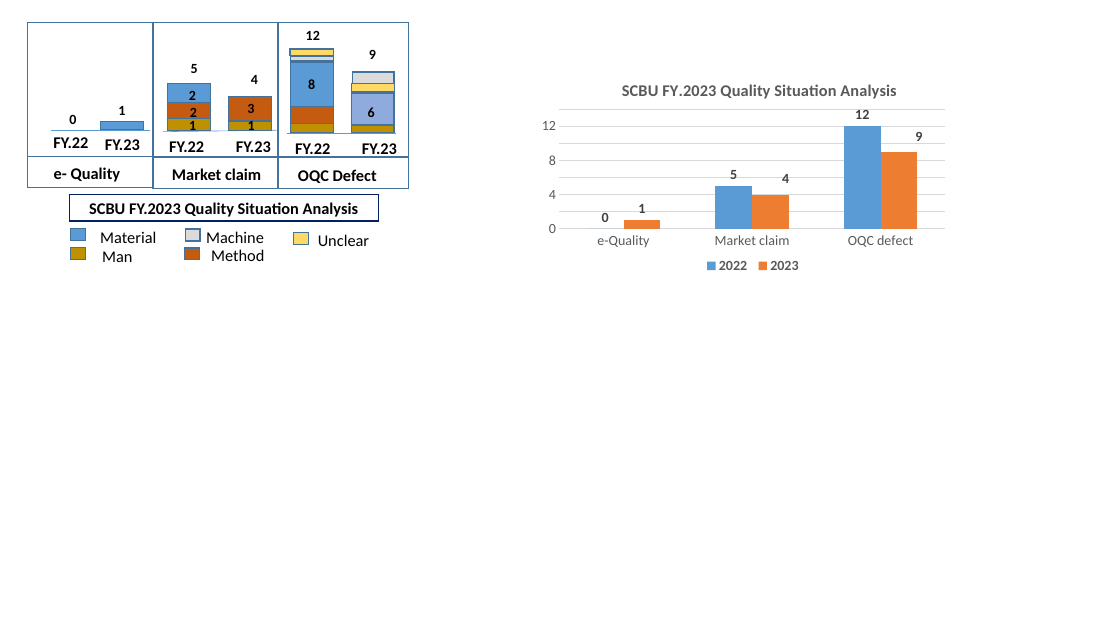
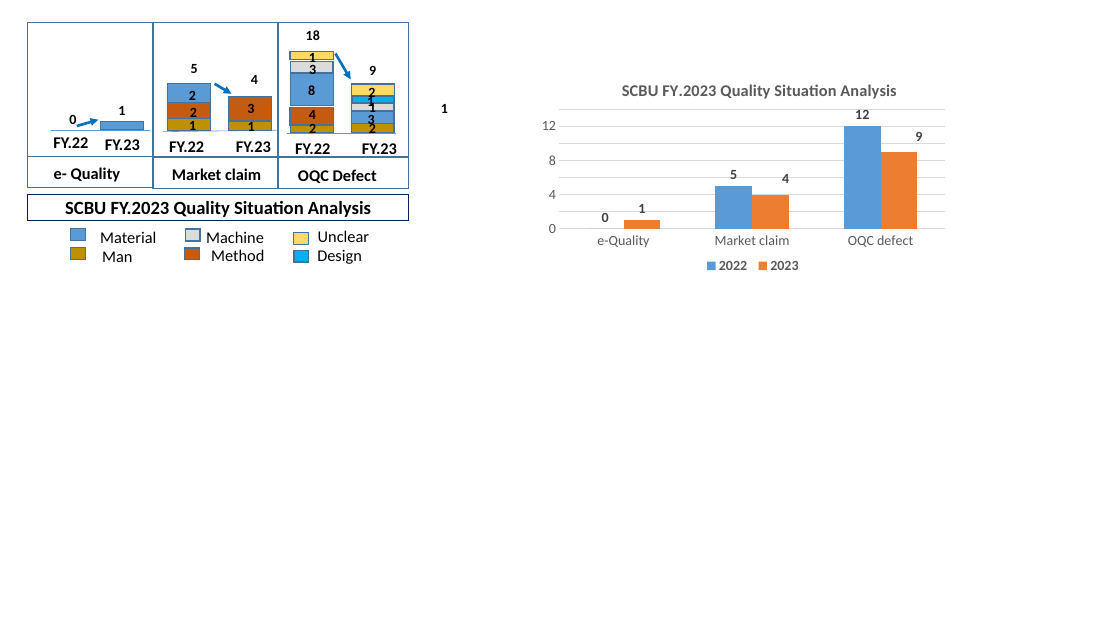
Before and after one commit to thietbicongnghevietnam/2025document, a slide deck: slide 1 of IQC/test loi.pptx. Drawn at 1120x630 pixels with LibreOffice and Linux fonts; fonts in the diff are those of the drawing. Boxes give left, top, right and bottom in pixels: in the first picture for what was removed or moved away, otherwise in the second. Text is boxed around its words. In the diff, an @@ line names an element or a change of style, - is before the commit and + after.

```diff
--- a/IQC/test loi.pptx
+++ b/IQC/test loi.pptx
@@ rectangle: place and size @@
-rectangle at box(290, 49, 334, 55)
+rectangle at box(290, 51, 334, 59)
@@ text at box(306, 30, 320, 40): text changed @@
-12
+18
@@ text added at box(309, 51, 316, 67), 12 pt, text #000000, bold @@
+1
@@ arrow added from (335, 54) to (351, 80), #0070C0 2.25 pt @@
@@ text "9": place and size @@
-text "9" at box(369, 50, 376, 59)
+text "9" at box(369, 66, 376, 75)
@@ arrow added from (215, 84) to (232, 94), #0070C0 2.25 pt @@
@@ rectangle "8": place and size @@
-rectangle "8" at box(291, 62, 334, 107)
+rectangle "8" at box(291, 73, 334, 105)
@@ rectangle: place and size @@
-rectangle at box(291, 56, 333, 60)
+rectangle at box(291, 61, 333, 72)
@@ text added at box(309, 62, 316, 74), 12 pt, text #000000, bold @@
+3
@@ rectangle: place and size @@
-rectangle at box(352, 83, 395, 92)
+rectangle at box(352, 84, 395, 96)
@@ text added at box(368, 85, 375, 101), 12 pt, text #000000, bold @@
+2
@@ arrow added from (77, 126) to (98, 119), #0070C0 2.25 pt @@
@@ text added at box(309, 107, 316, 119), 12 pt, text #000000, bold @@
+4
@@ rectangle: place and size @@
-rectangle at box(351, 93, 394, 124)
+rectangle at box(351, 112, 394, 124)
@@ rectangle at box(351, 112, 394, 124): fill #8FAADC to #5B9BD5 @@
@@ rectangle: place and size @@
-rectangle at box(352, 72, 394, 85)
+rectangle at box(352, 96, 394, 103)
@@ rectangle at box(352, 96, 394, 103): fill #DBDBDB to #00B0F0 @@
@@ rectangle added at box(352, 103, 394, 111), fill #DBDBDB, outline #43739E 1 pt @@
@@ text added at box(367, 94, 374, 110), 12 pt, text #000000, bold @@
+1
@@ text at box(368, 112, 375, 128): text changed @@
-6
+3
@@ text added at box(369, 100, 376, 116), 12 pt, text #000000, bold @@
+1
@@ text added at box(441, 104, 448, 113), 12 pt, text #000000, bold @@
+1
@@ text added at box(309, 124, 316, 137), 12 pt, text #000000, bold @@
+2
@@ text added at box(369, 121, 376, 137), 12 pt, text #000000, bold @@
+2
@@ rectangle "SCBU FY.2023 Quality Situation Analysis": place and size @@
-rectangle "SCBU FY.2023 Quality Situation Analysis" at box(70, 194, 378, 221)
+rectangle "SCBU FY.2023 Quality Situation Analysis" at box(28, 194, 409, 220)
@@ rectangle "SCBU FY.2023 Quality Situation Analysis" at box(28, 194, 409, 220): size 14 to 16 pt @@
@@ text "Unclear": place and size @@
-text "Unclear" at box(318, 234, 369, 246)
+text "Unclear" at box(318, 230, 369, 242)
@@ rectangle added at box(294, 250, 309, 262), fill #00B0F0, outline #43739E 1 pt @@
@@ text added at box(317, 249, 362, 264), 14 pt, text #000000 @@
+Design
```
Also in this commit, not shown: 1 other file.
